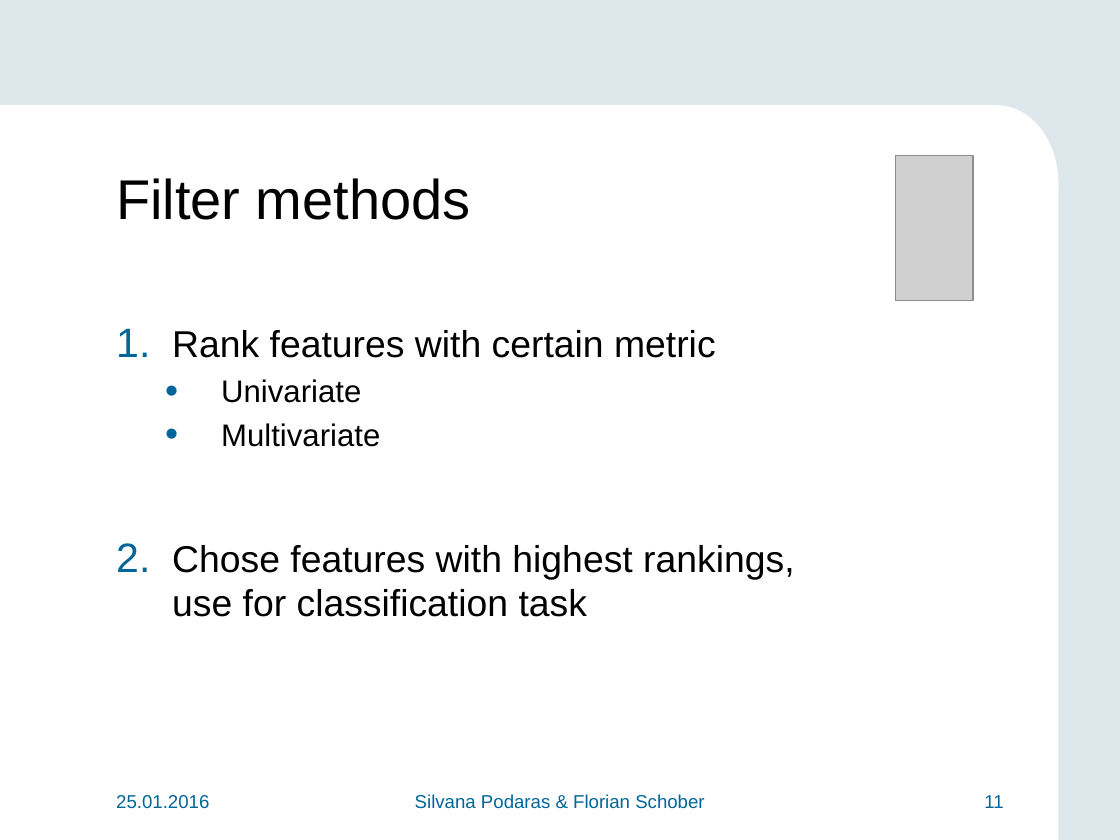
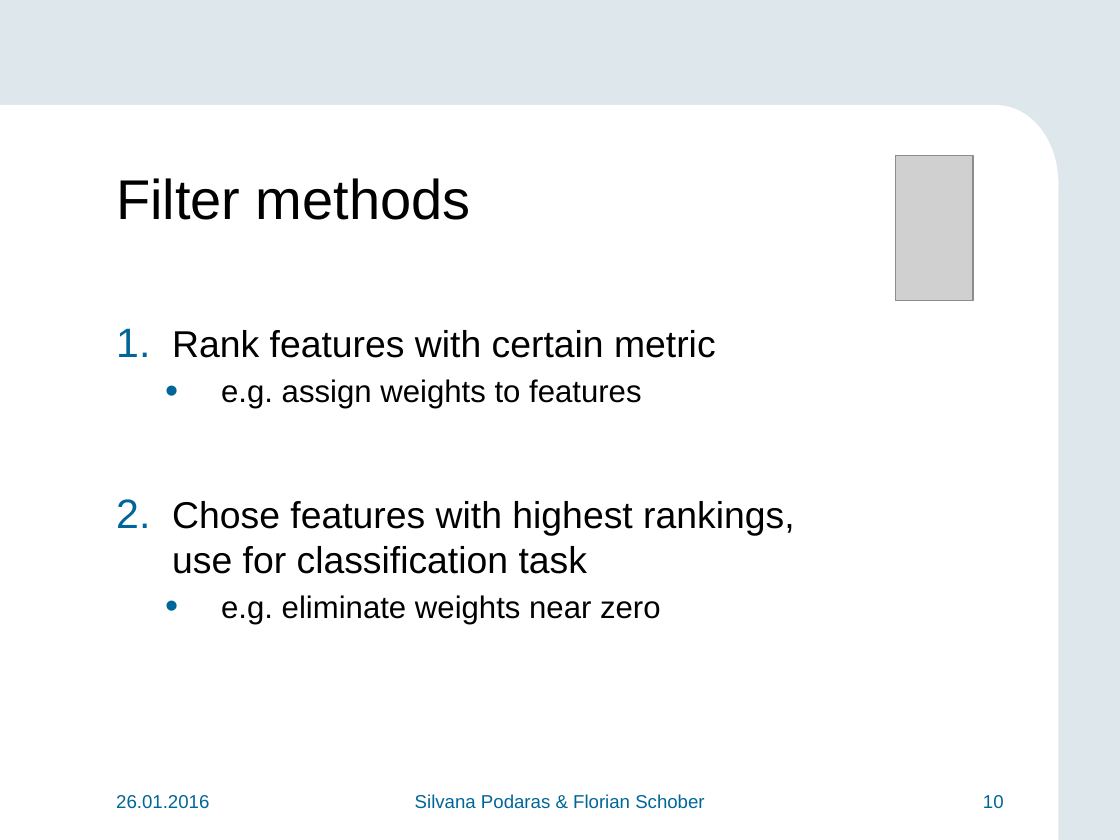
Before and after one commit to teretrus/VisSeminar, a slide deck: slide 10 of presentation/Presentation.pptx (slide 11 before the commit). Drawn at 1120x840 pixels with LibreOffice and Linux fonts; fonts in the diff are those of the drawing; grey boxes stand for pictures; background and template pictures are left out. Boxes give left, top, right and bottom in pixels: in the first picture for what was removed or moved away, otherwise in the second. Text is boxed around its words. In the diff, an @@ line names an element or a change of style, - is before the commit and + after.

```diff
--- a/presentation/Presentation.pptx
+++ b/presentation/Presentation.pptx
@@ text at [221, 379, 641, 409]: text changed @@
-  • Univariate
-  • Multivariate
+  • e.g. assign weights to features
@@ text at [221, 595, 661, 624]: paragraph added @@
+  • e.g. eliminate weights near zero
@@ text at [116, 795, 209, 809]: text changed @@
-25.01.2016
+26.01.2016
@@ page number at [983, 795, 1004, 809]: text changed @@
-11
+10
```
Also in this commit, not shown: 24 other slides changed, 8 slides added, 1 slide removed.
